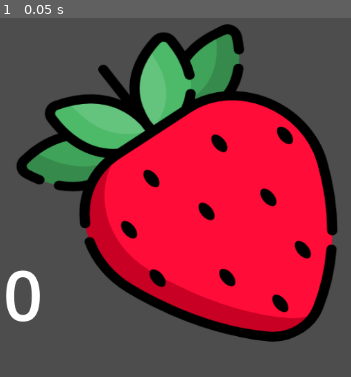
Above: before the commit, frame 1.
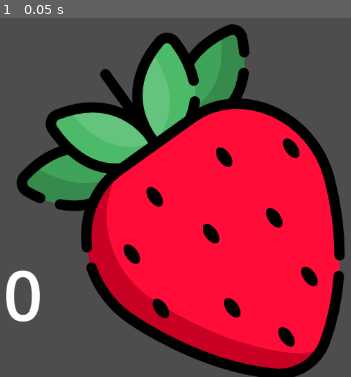
Above: after the commit, the same moment.

Repository: MaddiClark/Tax_Tycoon
Game: Godot game, scene res://Interface/Counter/Strawberry/strawberry_counter.tscn
Same seed, same stepped clock (60 frames per second), same inputs: the game is played once before the commit and once after it.
Inputs:
- Up to frame 1 (0.05 s): no input

The runs differ from the first frame. In frame 1, 27% of the frame differs, in the area x 4-99%, y 1-100%.

Commit message:
turned counters to buttons

Diff:
--- a/tax-tycoon/Interface/Counter/Coin/Coin_counter.tscn
+++ b/tax-tycoon/Interface/Counter/Coin/Coin_counter.tscn
@@ -11,7 +11,6 @@
 offset_right = 717.0
 offset_bottom = 596.0
 size_flags_vertical = 8
-texture = ExtResource("2_wabcd")
 
 [node name="Label" parent="Counter" index="0" unique_id=290496796]
 offset_left = -144.0
@@ -19,8 +18,10 @@
 offset_right = -87.0
 offset_bottom = 3.0
 
-[node name="Control" type="Control" parent="." index="1" unique_id=1952136154]
-layout_mode = 3
-anchors_preset = 0
-offset_right = 40.0
-offset_bottom = 40.0
+[node name="TextureButton" parent="Counter" index="1" unique_id=336032626]
+offset_left = 21.0
+offset_top = 44.0
+offset_right = 1941.0
+offset_bottom = 1964.0
+scale = Vector2(0.348289, 0.33771464)
+texture_normal = ExtResource("2_wabcd")
--- a/tax-tycoon/Interface/Counter/Strawberry/strawberry_counter.tscn
+++ b/tax-tycoon/Interface/Counter/Strawberry/strawberry_counter.tscn
@@ -1,10 +1,5 @@
 [gd_scene format=3 uid="uid://dekv7me3jck0"]
 
 [ext_resource type="PackedScene" uid="uid://bqcmkfwmbcws0" path="res://Interface/Counter/counter.tscn" id="1_olc0c"]
-[ext_resource type="Script" uid="uid://dtecbeblv7vrn" path="res://Interface/Counter/Strawberry/strawberry_counter.gd" id="2_p82t1"]
 
 [node name="Node2D" unique_id=613081882 instance=ExtResource("1_olc0c")]
-script = ExtResource("2_p82t1")
-
-[node name="Counter" parent="." index="0" unique_id=1269404973]
-script = ExtResource("2_p82t1")
--- a/tax-tycoon/Interface/Counter/counter.tscn
+++ b/tax-tycoon/Interface/Counter/counter.tscn
@@ -9,7 +9,6 @@
 offset_top = 139.0
 offset_right = 693.0
 offset_bottom = 597.0
-texture = ExtResource("1_wcxvy")
 patch_margin_left = 8
 patch_margin_top = 8
 patch_margin_right = 8
@@ -27,16 +26,8 @@
 text = "0"
 metadata/_edit_use_anchors_ = true
 
-[node name="Icon" type="TextureRect" parent="Counter" unique_id=280981184]
-layout_mode = 1
-anchors_preset = -1
-anchor_left = 0.24151696
-anchor_top = 0.49126637
-anchor_right = 0.24151696
-anchor_bottom = 0.49126637
-offset_left = -512.0
-offset_top = -256.0
-offset_bottom = 256.0
-grow_horizontal = 0
-grow_vertical = 2
-metadata/_edit_use_anchors_ = true
+[node name="TextureButton" type="TextureButton" parent="Counter" unique_id=336032626]
+layout_mode = 0
+offset_right = 40.0
+offset_bottom = 40.0
+texture_normal = ExtResource("1_wcxvy")
